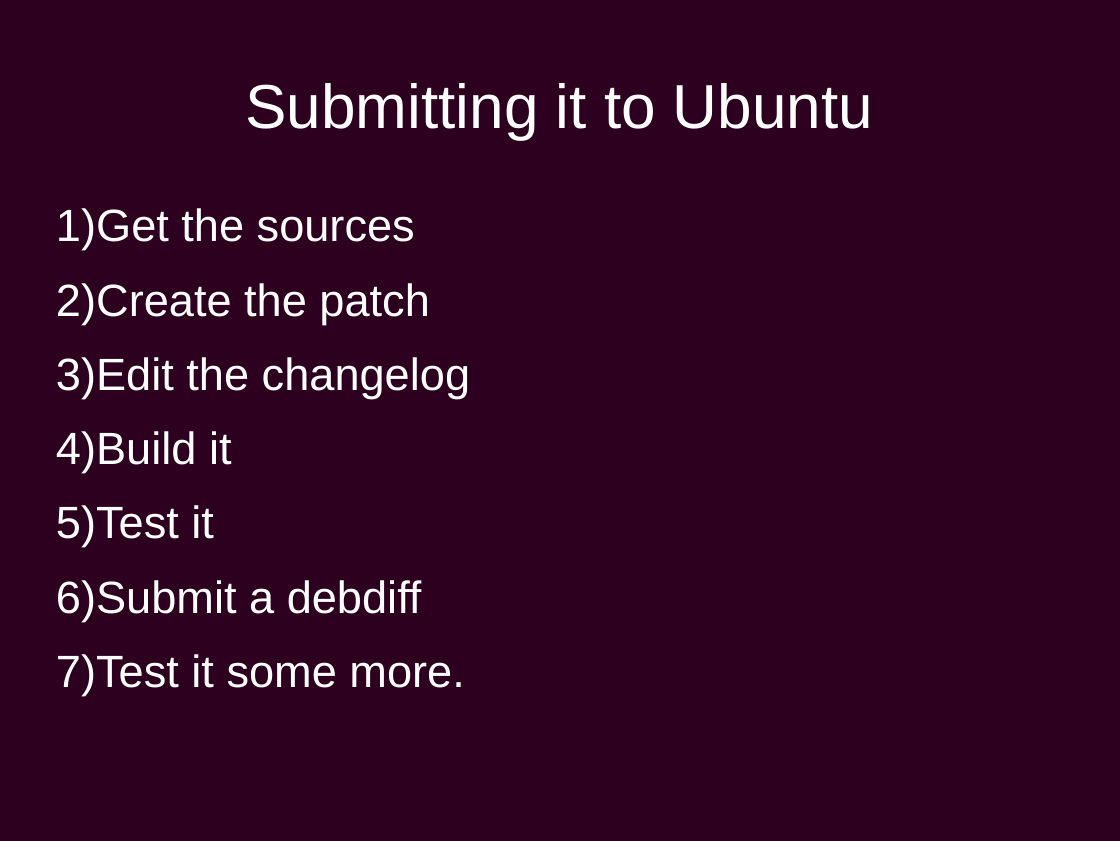
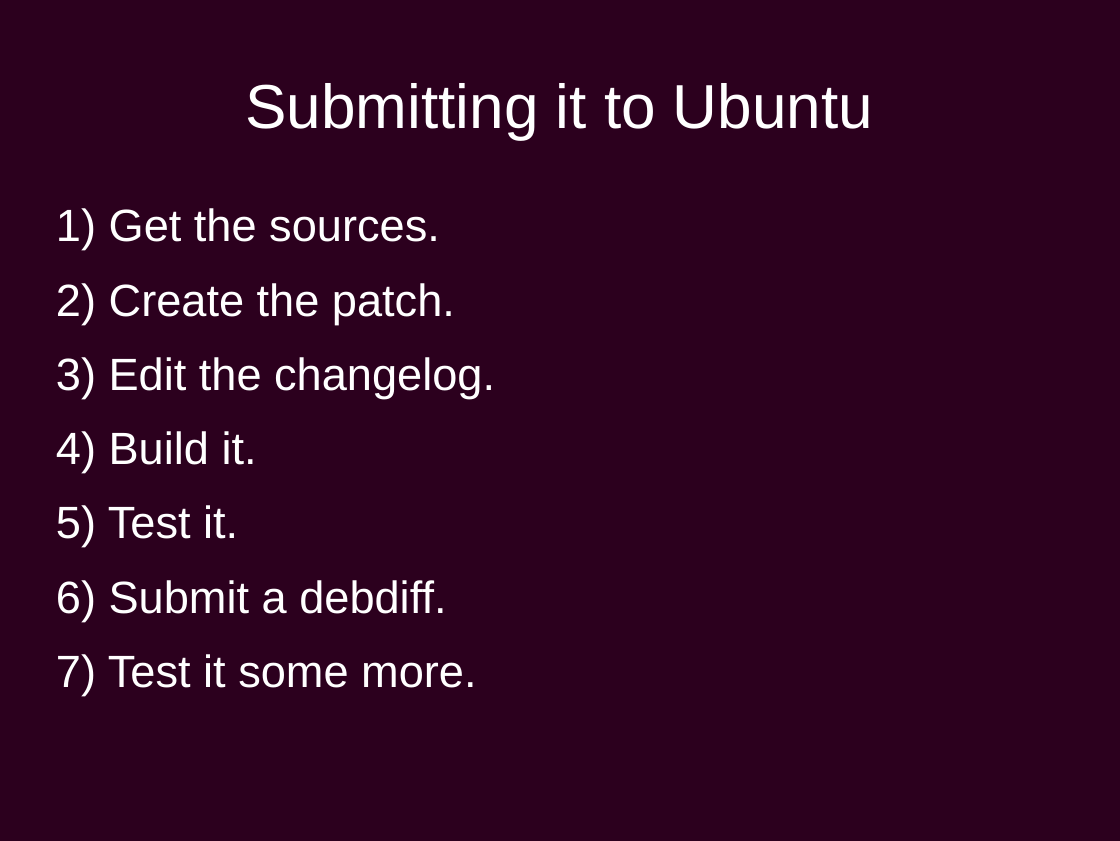
Before and after one commit to chiluk/presentations, a slide deck: slide 15 of Ubuntu Development.odp. Drawn at 1120x841 pixels with LibreOffice and Linux fonts; fonts in the diff are those of the drawing; background and template pictures are left out. Boxes give left, top, right and bottom in pixels: in the first picture for what was removed or moved away, otherwise in the second. Text is boxed around its words. In the diff, an @@ line names an element or a change of style, - is before the commit and + after.

Commit message:
Checking Ubuntu Primer as Delivered at Scale 17x

```diff
--- a/Ubuntu Development.odp
+++ b/Ubuntu Development.odp
@@ text at bbox=[108, 208, 495, 614]: text changed @@
-1) Get the sources
-2) Create the patch
-3) Edit the changelog
-4) Build it
-5) Test it
-6) Submit a debdiff
+1) Get the sources.
+2) Create the patch.
+3) Edit the changelog.
+4) Build it.
+5) Test it.
+6) Submit a debdiff.
```
Also in this commit, not shown: 20 other slides changed, 1 other file.
